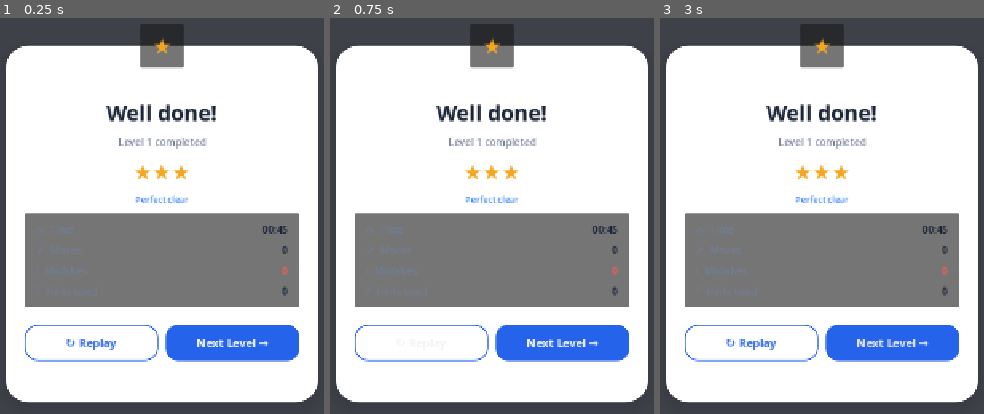
Above: before the commit, frames 1-3 (left to right).
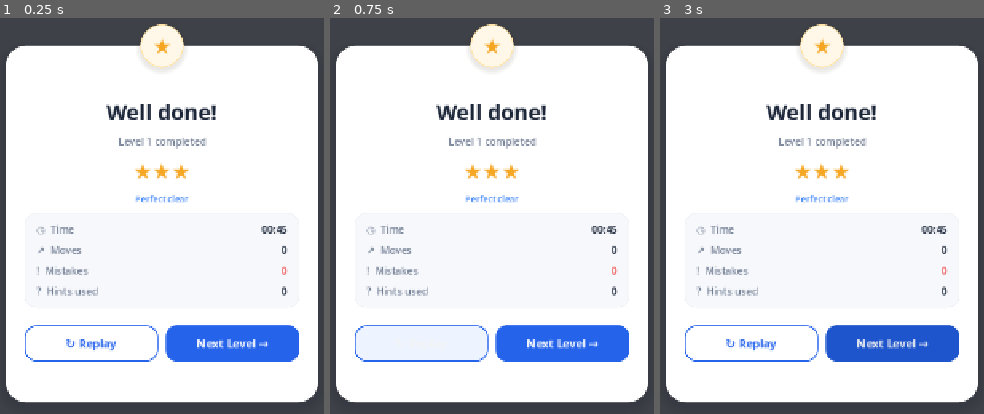
Above: after the commit, the same moments.

Repository: arvindgaikwad/Pathbreak
Game: Godot game, scene res://scenes/game/result_popup.tscn
Same seed, same stepped clock (60 frames per second), same inputs: the game is played once before the commit and once after it. This scene is started directly instead of the project's main scene.
Inputs:
- Up to frame 1 (0.25 s): no input
- Up to frame 2 (0.75 s): click "↻ Replay" at 0.5 s
- Up to frame 3 (3 s): click "↻ Replay" at 1.25 s; click "↻ Replay" at 2 s; click "Next Level →" at 2.75 s

The runs differ from the first frame. In frame 1, 23% of the frame differs, in the area x 1-99%, y 1-98%; in frame 2, 23%; in frame 3, 26%.
Error before the commit: Cannot call method 'add_child' on a null value. (res://scripts/ui/result_popup.gd:81)

Commit message:
Polish completion popup behavior and styling

Diff:
--- a/scripts/ui/result_popup.gd
+++ b/scripts/ui/result_popup.gd
@@ -4,28 +4,28 @@
 signal replay_pressed
 
 @onready var panel: PanelContainer = $Panel
+@onready var star_badge: PanelContainer = $StarBadge
 @onready var title_label: Label = $Panel/Margin/VBox/TitleLabel
 @onready var sub_label: Label = $Panel/Margin/VBox/SubLabel
-@onready var stats_box: VBoxContainer = $Panel/Margin/VBox/StatsContainer/VBox
-@onready var time_value: Label = $Panel/Margin/VBox/StatsContainer/VBox/TimeRow/TimeValue
-@onready var moves_label: Label = $Panel/Margin/VBox/StatsContainer/VBox/MovesRow/MovesLabel
-@onready var moves_value: Label = $Panel/Margin/VBox/StatsContainer/VBox/MovesRow/MovesValue
-@onready var hints_value: Label = $Panel/Margin/VBox/StatsContainer/VBox/HintsRow/HintsValue
+@onready var rating_label: Label = $Panel/Margin/VBox/RatingLabel
+@onready var stats_container: PanelContainer = $Panel/Margin/VBox/StatsContainer
+@onready var time_value: Label = $Panel/Margin/VBox/StatsContainer/StatsMargin/VBox/TimeRow/TimeValue
+@onready var moves_value: Label = $Panel/Margin/VBox/StatsContainer/StatsMargin/VBox/MovesRow/MovesValue
+@onready var mistakes_value: Label = $Panel/Margin/VBox/StatsContainer/StatsMargin/VBox/MistakesRow/MistakesValue
+@onready var hints_value: Label = $Panel/Margin/VBox/StatsContainer/StatsMargin/VBox/HintsRow/HintsValue
 @onready var stars_label: Label = $Panel/Margin/VBox/StarRating/StarsLabel
 @onready var next_button: Button = $Panel/Margin/VBox/HBoxButtons/NextButton
 @onready var replay_button: Button = $Panel/Margin/VBox/HBoxButtons/ReplayButton
 
-var mistakes_value: Label
-
 const COLOR_ACCENT := Color("#2563EB")
-const COLOR_SECONDARY_TEXT := Color("#717D93")
-const COLOR_ERROR := Color("#EF5B5B")
+const COLOR_ACCENT_DARK := Color("#1E55CC")
+const COLOR_BORDER := Color("#DDE3EC")
+const COLOR_STATS_BG := Color("#F6F8FB")
+const COLOR_STAR := Color("#F5A623")
 
 func _ready() -> void:
 	process_mode = Node.PROCESS_MODE_ALWAYS
-	_create_mistakes_row()
 	_apply_styles()
-	moves_label.text = "⇄  Moves"
 	next_button.pressed.connect(func() -> void:
 		AudioManager.play_button_sound()
 		next_pressed.emit()
@@ -59,39 +59,56 @@
 	elif mistakes > 0:
 		stars = 2
 	stars_label.text = "★".repeat(stars) + "☆".repeat(3 - stars)
+
+	if stars == 3 and hints_used == 0:
+		rating_label.text = "Perfect clear"
+	elif stars >= 2:
+		rating_label.text = "Clean clear"
+	else:
+		rating_label.text = "Level cleared"
+
 	_animate_in()
-
-func _create_mistakes_row() -> void:
-	var row := HBoxContainer.new()
-	row.name = "MistakesRow"
-
-	var label := Label.new()
-	label.text = "!  Mistakes"
-	label.size_flags_horizontal = Control.SIZE_EXPAND_FILL
-	label.add_theme_color_override("font_color", COLOR_SECONDARY_TEXT)
-	label.add_theme_font_size_override("font_size", 18)
-	row.add_child(label)
-
-	mistakes_value = Label.new()
-	mistakes_value.text = "0"
-	mistakes_value.add_theme_color_override("font_color", COLOR_ERROR)
-	mistakes_value.add_theme_font_size_override("font_size", 18)
-	row.add_child(mistakes_value)
-
-	stats_box.add_child(row)
-	stats_box.move_child(row, 2)
 
 func _apply_styles() -> void:
 	var card_style := StyleBoxFlat.new()
 	card_style.bg_color = Color.WHITE
-	card_style.corner_radius_top_left = 36
-	card_style.corner_radius_top_right = 36
-	card_style.corner_radius_bottom_left = 36
-	card_style.corner_radius_bottom_right = 36
-	card_style.shadow_color = Color(0.1, 0.12, 0.18, 0.12)
+	card_style.corner_radius_top_left = 32
+	card_style.corner_radius_top_right = 32
+	card_style.corner_radius_bottom_left = 32
+	card_style.corner_radius_bottom_right = 32
+	card_style.shadow_color = Color(0.08, 0.10, 0.16, 0.16)
 	card_style.shadow_size = 16
 	card_style.shadow_offset = Vector2(0, 8)
 	panel.add_theme_stylebox_override("panel", card_style)
+
+	var badge_style := StyleBoxFlat.new()
+	badge_style.bg_color = Color("#FFF8E8")
+	badge_style.border_color = Color("#FFE4A8")
+	badge_style.border_width_left = 2
+	badge_style.border_width_top = 2
+	badge_style.border_width_right = 2
+	badge_style.border_width_bottom = 2
+	badge_style.corner_radius_top_left = 35
+	badge_style.corner_radius_top_right = 35
+	badge_style.corner_radius_bottom_left = 35
+	badge_style.corner_radius_bottom_right = 35
+	badge_style.shadow_color = Color(0.16, 0.13, 0.05, 0.10)
+	badge_style.shadow_size = 8
+	badge_style.shadow_offset = Vector2(0, 4)
+	star_badge.add_theme_stylebox_override("panel", badge_style)
+
+	var stats_style := StyleBoxFlat.new()
+	stats_style.bg_color = COLOR_STATS_BG
+	stats_style.border_color = Color("#E8ECF2")
+	stats_style.border_width_left = 1
+	stats_style.border_width_top = 1
+	stats_style.border_width_right = 1
+	stats_style.border_width_bottom = 1
+	stats_style.corner_radius_top_left = 18
+	stats_style.corner_radius_top_right = 18
+	stats_style.corner_radius_bottom_left = 18
+	stats_style.corner_radius_bottom_right = 18
+	stats_container.add_theme_stylebox_override("panel", stats_style)
 
 	var replay_style := StyleBoxFlat.new()
 	replay_style.bg_color = Color.WHITE
@@ -100,33 +117,47 @@
 	replay_style.border_width_right = 2
 	replay_style.border_width_top = 2
 	replay_style.border_width_bottom = 2
-	replay_style.corner_radius_top_left = 20
-	replay_style.corner_radius_top_right = 20
-	replay_style.corner_radius_bottom_left = 20
-	replay_style.corner_radius_bottom_right = 20
+	replay_style.corner_radius_top_left = 18
+	replay_style.corner_radius_top_right = 18
+	replay_style.corner_radius_bottom_left = 18
+	replay_style.corner_radius_bottom_right = 18
+
+	var replay_pressed := replay_style.duplicate() as StyleBoxFlat
+	replay_pressed.bg_color = Color("#EDF3FF")
 	replay_button.add_theme_stylebox_override("normal", replay_style)
-	replay_button.add_theme_stylebox_override("hover", replay_style)
-	replay_button.add_theme_stylebox_override("pressed", replay_style)
+	replay_button.add_theme_stylebox_override("hover", replay_pressed)
+	replay_button.add_theme_stylebox_override("pressed", replay_pressed)
 	replay_button.add_theme_stylebox_override("focus", replay_style)
 
 	var next_style := StyleBoxFlat.new()
 	next_style.bg_color = COLOR_ACCENT
-	next_style.corner_radius_top_left = 20
-	next_style.corner_radius_top_right = 20
-	next_style.corner_radius_bottom_left = 20
-	next_style.corner_radius_bottom_right = 20
+	next_style.corner_radius_top_left = 18
+	next_style.corner_radius_top_right = 18
+	next_style.corner_radius_bottom_left = 18
+	next_style.corner_radius_bottom_right = 18
+
+	var next_pressed := next_style.duplicate() as StyleBoxFlat
+	next_pressed.bg_color = COLOR_ACCENT_DARK
 	next_button.add_theme_stylebox_override("normal", next_style)
-	next_button.add_theme_stylebox_override("hover", next_style)
-	next_button.add_theme_stylebox_override("pressed", next_style)
+	next_button.add_theme_stylebox_override("hover", next_pressed)
+	next_button.add_theme_stylebox_override("pressed", next_pressed)
 	next_button.add_theme_stylebox_override("focus", next_style)
+
+	stars_label.add_theme_color_override("font_color", COLOR_STAR)
 
 func _animate_in() -> void:
 	if SettingsManager.reduce_motion:
 		return
 	$Backdrop.modulate.a = 0.0
-	panel.scale = Vector2(0.86, 0.86)
+	panel.scale = Vector2(0.9, 0.9)
 	panel.modulate.a = 0.0
+	star_badge.scale = Vector2(0.7, 0.7)
+	star_badge.modulate.a = 0.0
+	star_badge.pivot_offset = star_badge.size * 0.5
+
 	var tween := create_tween().set_parallel(true)
-	tween.tween_property($Backdrop, "modulate:a", 1.0, 0.24).set_trans(Tween.TRANS_SINE)
-	tween.tween_property(panel, "scale", Vector2.ONE, 0.36).set_trans(Tween.TRANS_BACK).set_ease(Tween.EASE_OUT)
-	tween.tween_property(panel, "modulate:a", 1.0, 0.24).set_trans(Tween.TRANS_SINE)
+	tween.tween_property($Backdrop, "modulate:a", 1.0, 0.20).set_trans(Tween.TRANS_SINE)
+	tween.tween_property(panel, "scale", Vector2.ONE, 0.32).set_trans(Tween.TRANS_BACK).set_ease(Tween.EASE_OUT)
+	tween.tween_property(panel, "modulate:a", 1.0, 0.22).set_trans(Tween.TRANS_SINE)
+	tween.tween_property(star_badge, "scale", Vector2.ONE, 0.36).set_delay(0.08).set_trans(Tween.TRANS_BACK).set_ease(Tween.EASE_OUT)
+	tween.tween_property(star_badge, "modulate:a", 1.0, 0.20).set_delay(0.08)
